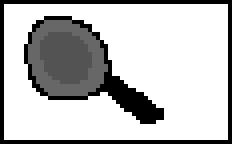
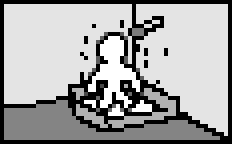
Layers edited between the first and the second 232 x 144 image:
added layer "Layer 27" above "Layer 26" over [80, 20, 168, 84]
added layer "Layer 26" above "Layer 25" over [88, 36, 140, 108]
painted on "Layer 25" over [4, 4, 228, 140]
